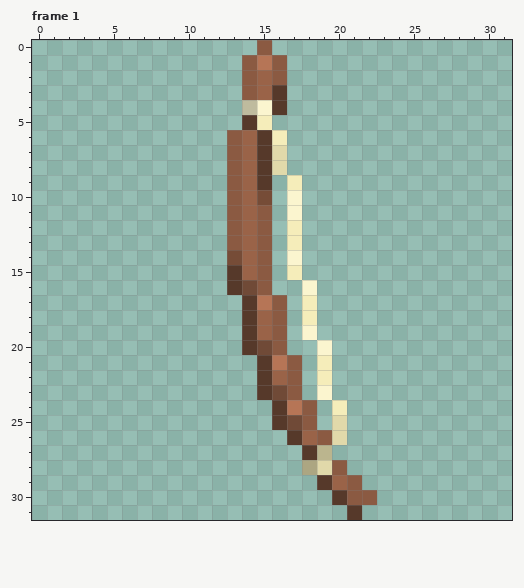
Edited in one commit: pixel-art file (Assets/TCCHD2D/Art/Sprites/Objs/spr_bow_simple.aseprite). The picture above is the old version.
32x32 pixels, 1 frame. Colours within 5 levels of each other are drawn and written as one. Shown: frame 1. The commit also changed other frames, which this record leaves out.
The result:
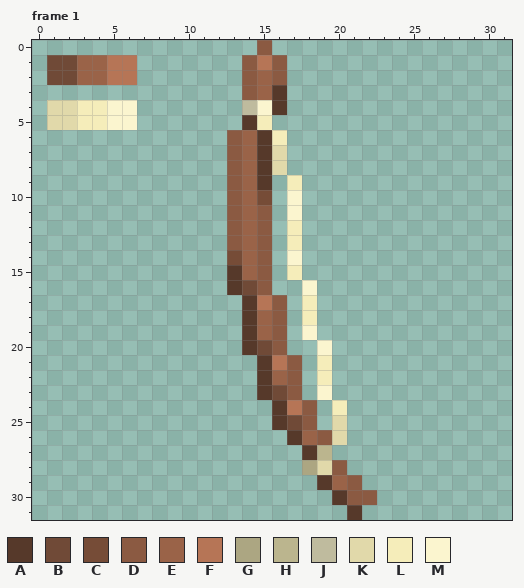
Palette (. is transparent): A #56392a  B #704a37  C #764c37  D #8b5a42  E #9a6348  F #b67556  G #aca682  H #bbb58e  J #bfbb9e  K #e1d9aa  L #f5edba  M #fbf5cf
What changed:
layer "PALETTS" now shown
--- frame 1, layer "PALETTS"
@@ x 0..8 @@
  0 .........
- 1 .........
- 2 .........
+ 1 .BBEEFF..
+ 2 .BBEEFF..
  3 .........
- 4 .........
- 5 .........
+ 4 .KKLLMM..
+ 5 .KKLLMM..
  6 .........
